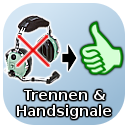
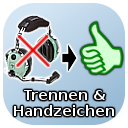
Layers edited between the first and the second 128 x 128 image:
painted on "Trennen & ..." over bbox(14, 105, 114, 119)
painted on "Drop Shadow" over bbox(12, 88, 116, 121)
